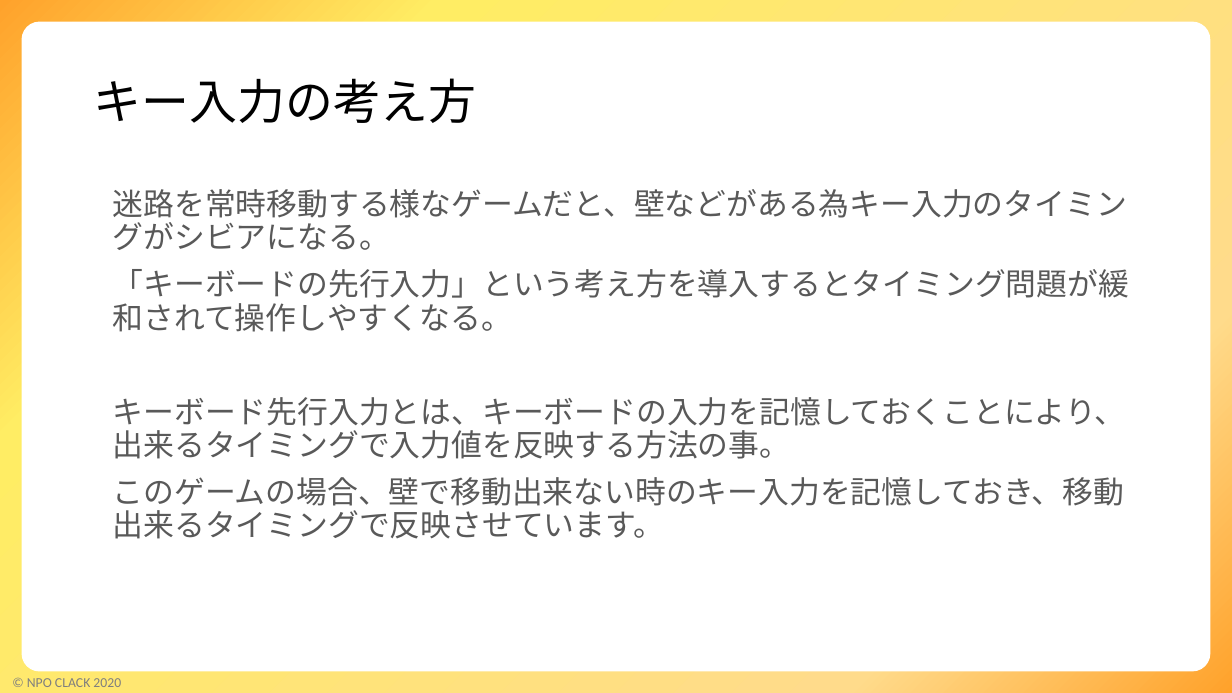
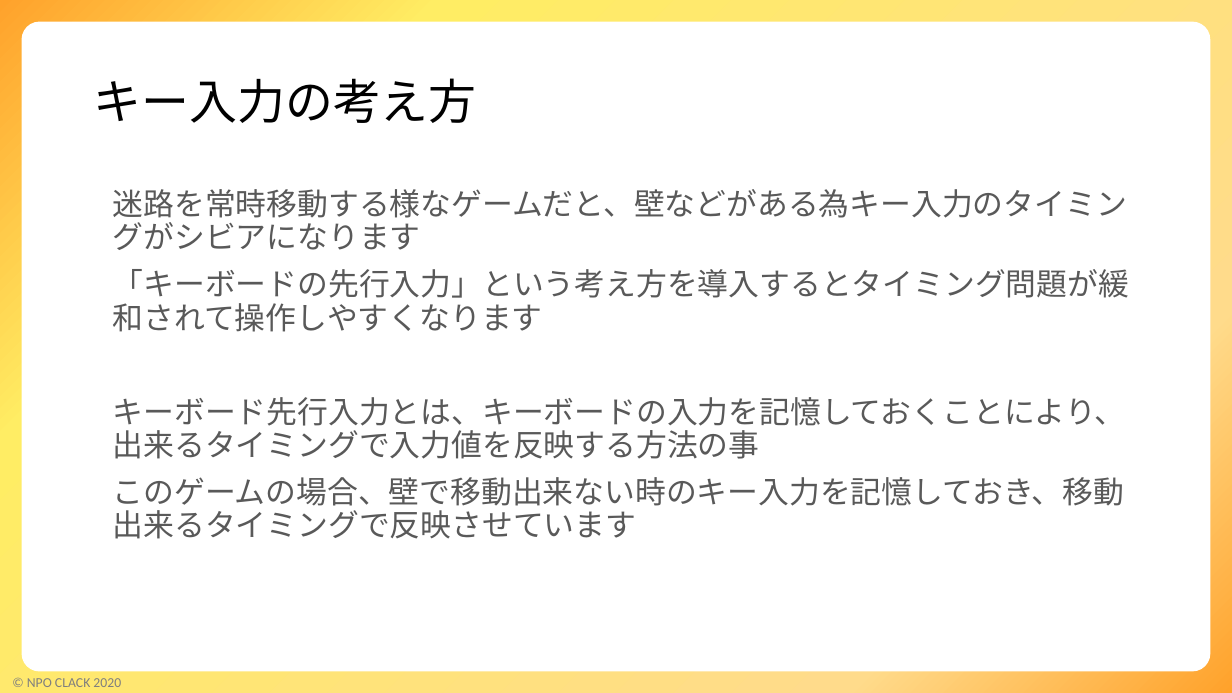
Before and after one commit to kinta2kunte/SnameGame, a slide deck: slide 7 of SnakeGame解説.pptx. Drawn at 1232x693 pixels with LibreOffice and Linux fonts; fonts in the diff are those of the drawing; background and template pictures are left out. Boxes give left, top, right and bottom in pixels: in the first picture for what was removed or moved away, otherwise in the second. Text is boxed around its words. In the diff, an @@ line names an element or a change of style, - is before the commit and + after.

```diff
--- a/SnakeGame解説.pptx
+++ b/SnakeGame解説.pptx
@@ text at [113, 189, 1129, 539]: text changed @@
-迷路を常時移動する様なゲームだと、壁などがある為キー入力のタイミングがシビアになる。
-「キーボードの先行入力」という考え方を導入するとタイミング問題が緩和されて操作しやすくなる。
-キーボード先行入力とは、キーボードの入力を記憶しておくことにより、出来るタイミングで入力値を反映する方法の事。
-このゲームの場合、壁で移動出来ない時のキー入力を記憶しておき、移動出来るタイミングで反映させています。
+迷路を常時移動する様なゲームだと、壁などがある為キー入力のタイミングがシビアになります
+「キーボードの先行入力」という考え方を導入するとタイミング問題が緩和されて操作しやすくなります
+キーボード先行入力とは、キーボードの入力を記憶しておくことにより、出来るタイミングで入力値を反映する方法の事
+このゲームの場合、壁で移動出来ない時のキー入力を記憶しておき、移動出来るタイミングで反映させています
```
Also in this commit, not shown: 4 other slides changed, 1 slide added, 1 slide removed.
